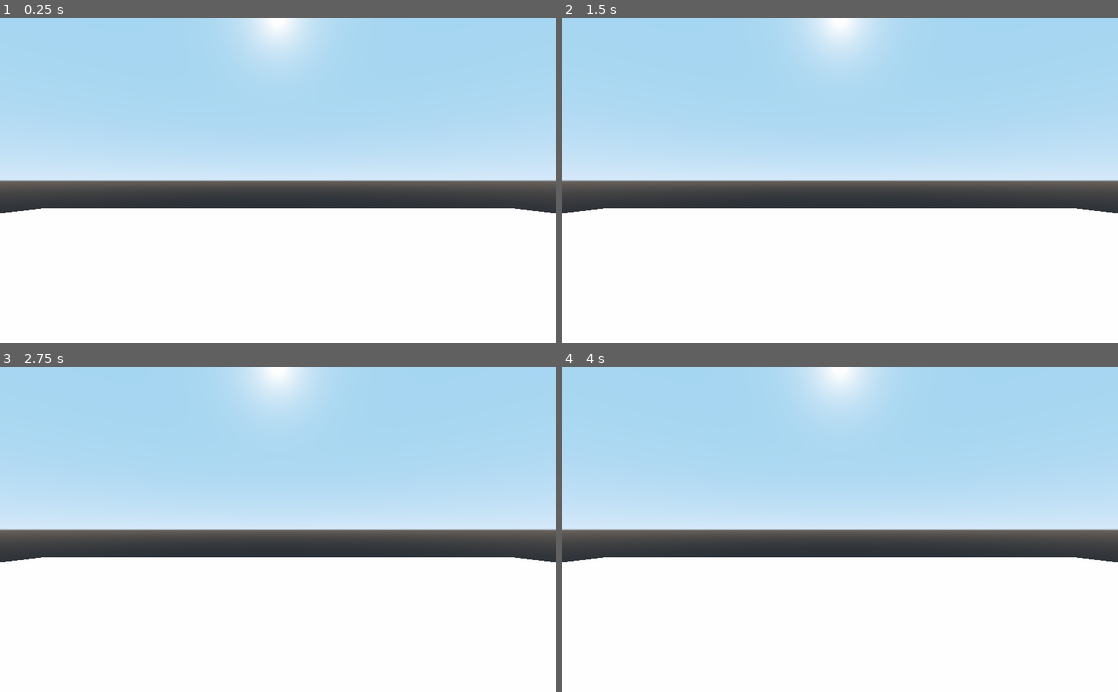
Above: before the commit, frames 1-4 (two rows, left to right).
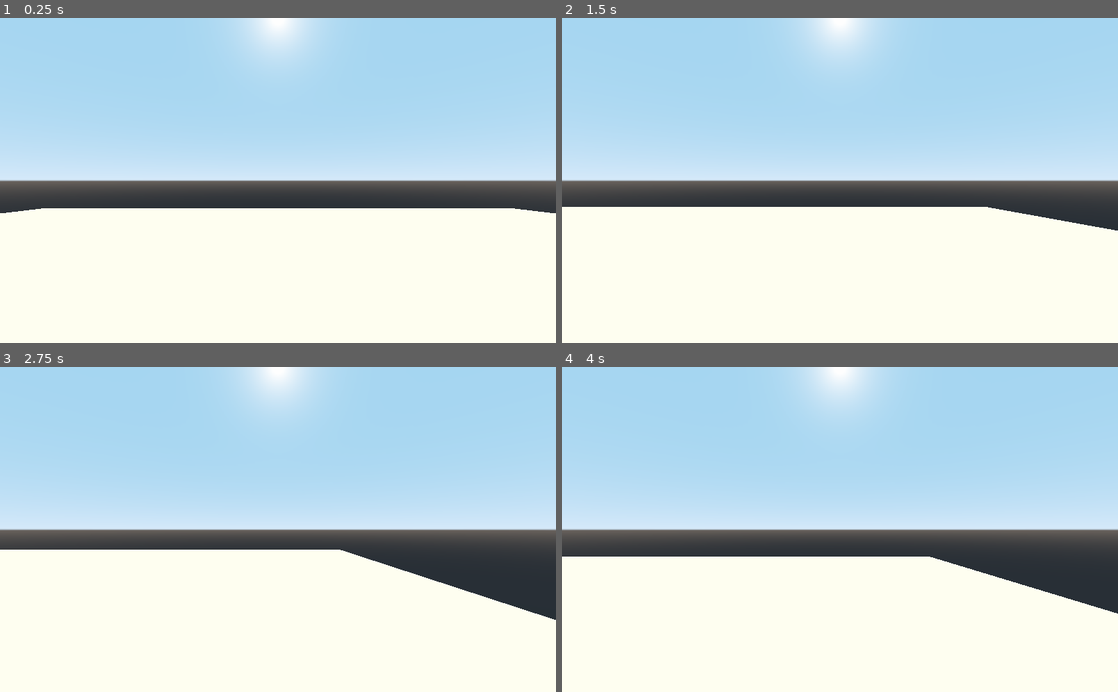
Above: after the commit, the same moments.

Repository: mc-carthy/gdBasicFps
Game: Godot game, scene res://Scenes/World.tscn
Two runs of this game, one before a commit and one after it. Both use one fixed random seed, a clock stepped at 60 frames per second and the inputs below. Before the commit the project has no main scene; this scene is started directly in both runs.
Inputs:
- Up to frame 1 (0.25 s): no input
- Up to frame 2 (1.5 s): tap Enter at 0.5 s; hold D (move_right, bound only after the commit) 0.53-1.28 s; hold S (move_backward, bound only after the commit) from 1.28 s (still down)
- Up to frame 3 (2.75 s): release S (move_backward, bound only after the commit) at 2.03 s; hold D (move_right, bound only after the commit) from 2.03 s (still down)
- Up to frame 4 (4 s): release D (move_right, bound only after the commit) at 2.78 s; hold W (move_forward, bound only after the commit) 2.78-3.53 s; hold A (move_left, bound only after the commit) from 3.53 s (still down)

The runs differ from the first frame. In frame 1, less than 0.1% of the frame differs, in the area x 1-99%, y 59-61%; in frame 2, 1.1%; in frame 3, 4.8%, in the area x 0-100%, y 56-78%; in frame 4, 3.0%.

Commit message:
Add basic translation movement

Diff:
--- /dev/null
+++ b/Player/Player.gd
@@ -0,0 +1,30 @@
+extends KinematicBody
+
+export var speed: float = 10
+export var acceleration: float = 5
+export var gravity: float = -9.8
+export var jump_speed: float = 30
+
+onready var head: Spatial = $Head
+onready var camera: Camera = $Head/Camera
+
+var velocity := Vector3()
+
+func _physics_process(delta: float) -> void:
+	var head_basis: Basis = head.global_transform.basis
+	var direction := Vector3()
+
+	if Input.is_action_pressed('move_forward'):
+		direction -= head_basis.z
+	if Input.is_action_pressed('move_backward'):
+		direction += head_basis.z
+	if Input.is_action_pressed('move_left'):
+		direction -= head_basis.x
+	if Input.is_action_pressed('move_right'):
+		direction += head_basis.x
+
+	direction = direction.normalized()
+
+	velocity = velocity.linear_interpolate(direction * speed, acceleration * delta)
+
+	velocity = move_and_slide(velocity)
--- a/Player/Player.tscn
+++ b/Player/Player.tscn
@@ -1,4 +1,6 @@
-[gd_scene load_steps=3 format=2]
+[gd_scene load_steps=4 format=2]
+
+[ext_resource path="res://Player/Player.gd" type="Script" id=1]
 
 [sub_resource type="CapsuleShape" id=1]
 radius = 0.75
@@ -10,6 +12,7 @@
 
 [node name="Player" type="KinematicBody"]
 transform = Transform( 1, 0, 0, 0, 1, 0, 0, 0, 1, 0, 1.375, 0 )
+script = ExtResource( 1 )
 
 [node name="Head" type="Spatial" parent="."]
 transform = Transform( 1, 0, 0, 0, 1, 0, 0, 0, 1, 0, 1, 0 )
--- a/default_env.tres
+++ b/default_env.tres
@@ -5,5 +5,5 @@
 [resource]
 background_mode = 2
 background_sky = SubResource( 1 )
-ambient_light_color = Color( 1, 1, 0.74902, 1 )
-ambient_light_energy = 5.0
+ambient_light_color = Color( 1, 1, 0.941176, 1 )
+ambient_light_sky_contribution = 0.0
--- a/project.godot
+++ b/project.godot
@@ -16,7 +16,36 @@
 [application]
 
 config/name="Basic Fps"
+run/main_scene="res://Scenes/World.tscn"
 config/icon="res://icon.png"
+
+[input]
+
+move_forward={
+"deadzone": 0.5,
+"events": [ Object(InputEventKey,"resource_local_to_scene":false,"resource_name":"","device":0,"alt":false,"shift":false,"control":false,"meta":false,"command":false,"pressed":false,"scancode":87,"unicode":0,"echo":false,"script":null)
+ ]
+}
+move_backward={
+"deadzone": 0.5,
+"events": [ Object(InputEventKey,"resource_local_to_scene":false,"resource_name":"","device":0,"alt":false,"shift":false,"control":false,"meta":false,"command":false,"pressed":false,"scancode":83,"unicode":0,"echo":false,"script":null)
+ ]
+}
+move_left={
+"deadzone": 0.5,
+"events": [ Object(InputEventKey,"resource_local_to_scene":false,"resource_name":"","device":0,"alt":false,"shift":false,"control":false,"meta":false,"command":false,"pressed":false,"scancode":65,"unicode":0,"echo":false,"script":null)
+ ]
+}
+move_right={
+"deadzone": 0.5,
+"events": [ Object(InputEventKey,"resource_local_to_scene":false,"resource_name":"","device":0,"alt":false,"shift":false,"control":false,"meta":false,"command":false,"pressed":false,"scancode":68,"unicode":0,"echo":false,"script":null)
+ ]
+}
+jump={
+"deadzone": 0.5,
+"events": [ Object(InputEventKey,"resource_local_to_scene":false,"resource_name":"","device":0,"alt":false,"shift":false,"control":false,"meta":false,"command":false,"pressed":false,"scancode":32,"unicode":0,"echo":false,"script":null)
+ ]
+}
 
 [rendering]
 
